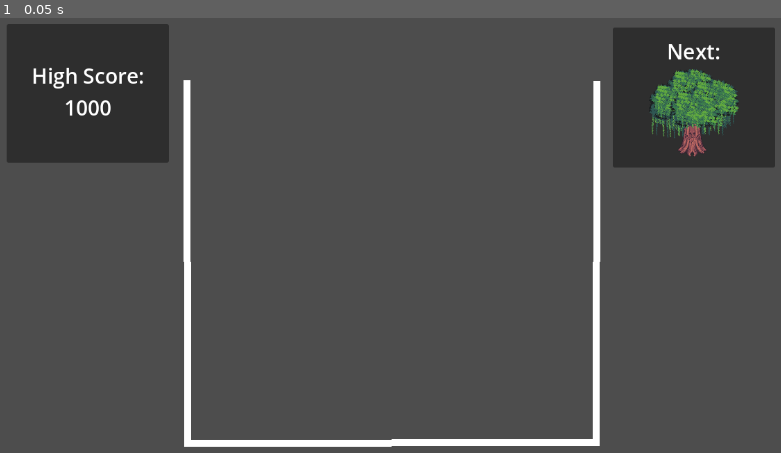
Above: before the commit, frame 1.
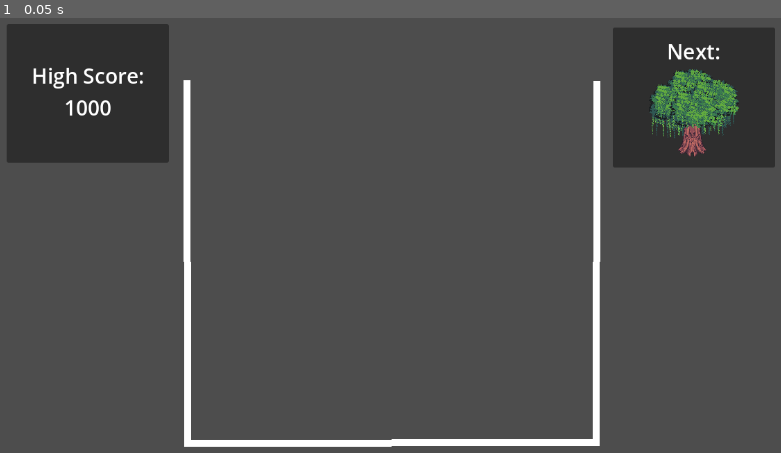
Above: after the commit, the same moment.

Repository: emilykrohn/TreeikaGame
Game: Godot game, scene res://Scenes/Game/main.tscn
The game is run twice, just before and just after one commit, with the same random seed, the same clock (stepped at 60 frames per second) and the same inputs.
Inputs:
- Up to frame 1 (0.05 s): no input

The runs differ from the first frame. In frame 1, less than 0.1% of the frame differs, in the area x 83-95%, y 11-32%.

Commit message:
Create player scene

Diff:
--- /dev/null
+++ b/Scenes/Game/player.tscn
@@ -0,0 +1,58 @@
+[gd_scene load_steps=8 format=3 uid="uid://b843nssrx4566"]
+
+[ext_resource type="Texture2D" uid="uid://dutwy36a4555e" path="res://Art/WhiteCat.png" id="1_o8owq"]
+
+[sub_resource type="AtlasTexture" id="AtlasTexture_f0cev"]
+atlas = ExtResource("1_o8owq")
+region = Rect2(32, 96, 32, 32)
+
+[sub_resource type="AtlasTexture" id="AtlasTexture_gbm53"]
+atlas = ExtResource("1_o8owq")
+region = Rect2(64, 96, 32, 32)
+
+[sub_resource type="AtlasTexture" id="AtlasTexture_wsgo8"]
+atlas = ExtResource("1_o8owq")
+region = Rect2(0, 32, 32, 32)
+
+[sub_resource type="AtlasTexture" id="AtlasTexture_wsa3g"]
+atlas = ExtResource("1_o8owq")
+region = Rect2(32, 32, 32, 32)
+
+[sub_resource type="SpriteFrames" id="SpriteFrames_apt1o"]
+animations = [{
+"frames": [{
+"duration": 1.0,
+"texture": SubResource("AtlasTexture_f0cev")
+}, {
+"duration": 1.0,
+"texture": SubResource("AtlasTexture_gbm53")
+}],
+"loop": true,
+"name": &"idle",
+"speed": 5.0
+}, {
+"frames": [{
+"duration": 1.0,
+"texture": SubResource("AtlasTexture_wsgo8")
+}, {
+"duration": 1.0,
+"texture": SubResource("AtlasTexture_wsa3g")
+}],
+"loop": true,
+"name": &"walk",
+"speed": 5.0
+}]
+
+[sub_resource type="RectangleShape2D" id="RectangleShape2D_uscc4"]
+size = Vector2(21, 23)
+
+[node name="Player" type="CharacterBody2D"]
+
+[node name="AnimatedSprite2D" type="AnimatedSprite2D" parent="."]
+sprite_frames = SubResource("SpriteFrames_apt1o")
+animation = &"idle"
+frame_progress = 0.0161907
+
+[node name="CollisionShape2D" type="CollisionShape2D" parent="."]
+position = Vector2(-5.5, 4.5)
+shape = SubResource("RectangleShape2D_uscc4")
--- a/project.godot
+++ b/project.godot
@@ -14,3 +14,7 @@
 run/main_scene="res://Scenes/Game/main.tscn"
 config/features=PackedStringArray("4.1", "Forward Plus")
 config/icon="res://Art/icon.svg"
+
+[rendering]
+
+textures/canvas_textures/default_texture_filter=0
